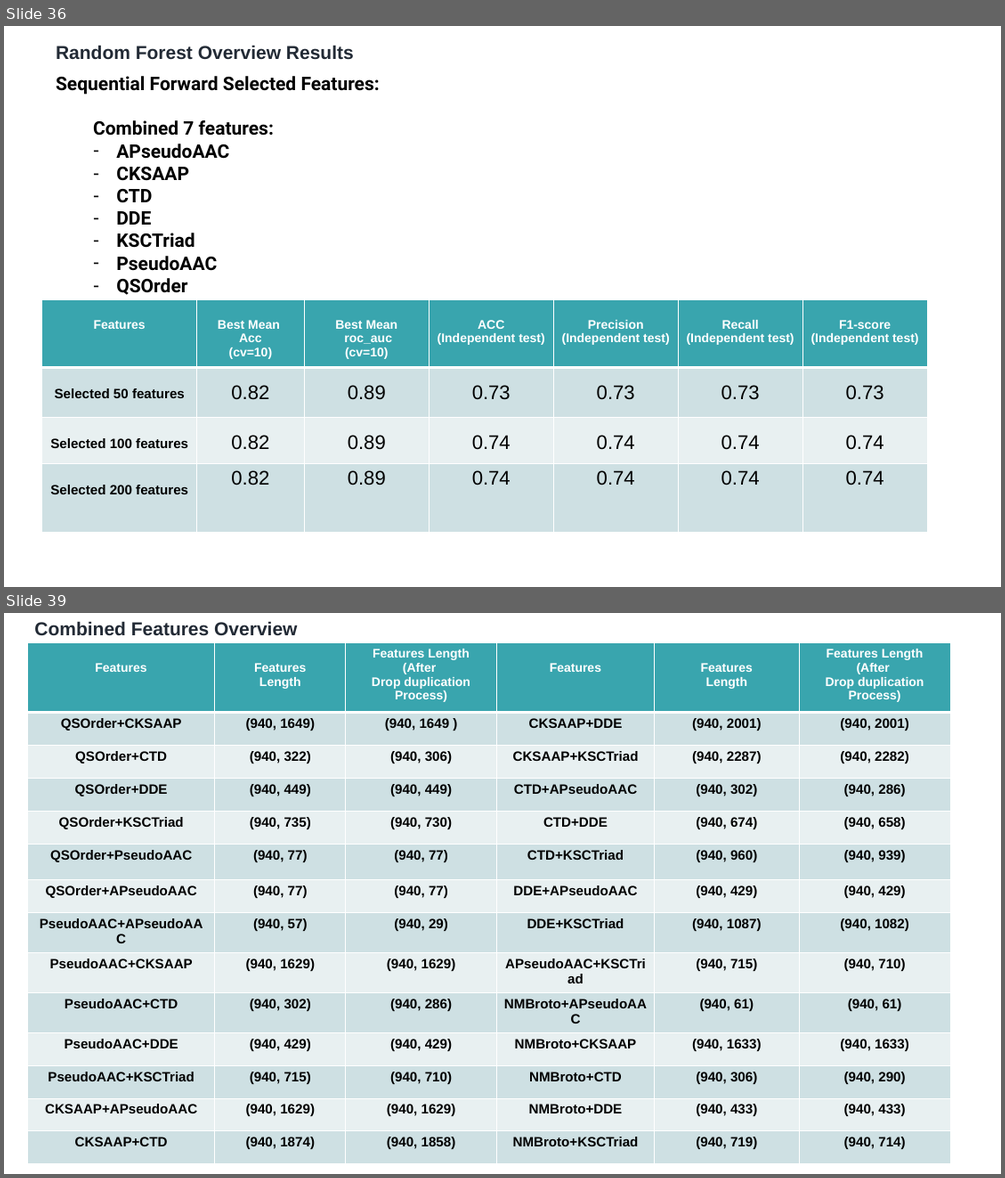
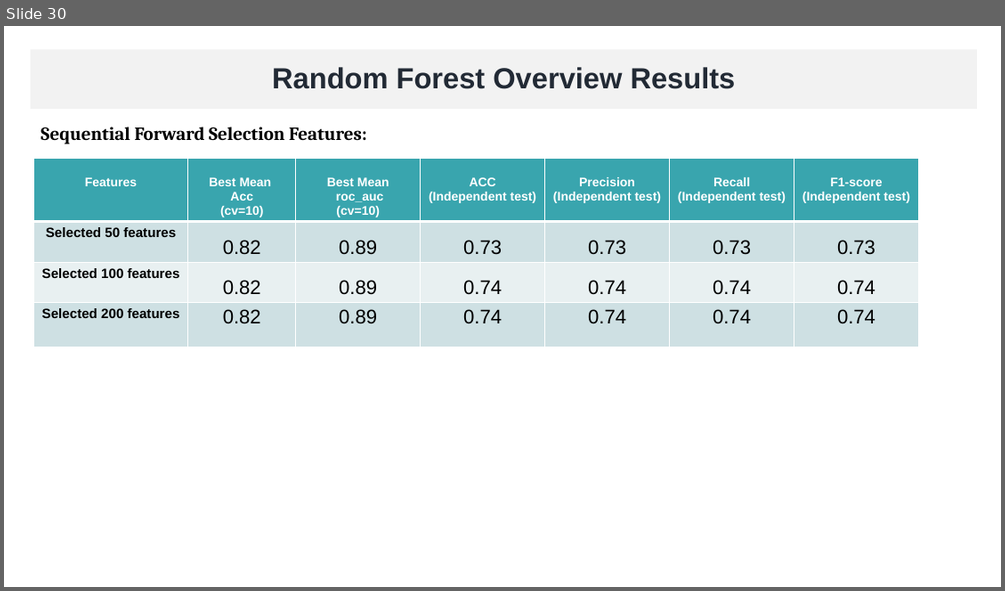
Before and after one commit to mtzynb/MyThesis, a slide deck: ThesisPresentation/thesis_presentation_26012022_Winter.pptx. Shown one above the other, each under a label of ours: slides 36 and 39 before the commit, slide 30 after it; the slides between them are not shown. The pictures are 1005x1178 and 1005x591 pixels, drawn with LibreOffice and Linux fonts; fonts in the diff are those of the drawing. Boxes give left, top, right and bottom in pixels: in the first picture for what was removed or moved away, otherwise in the second. Text is boxed around its words. In the diff, an @@ line names an element or a change of style, - is before the commit and + after.

```diff
--- a/ThesisPresentation/thesis_presentation_26012022_Winter.pptx
+++ b/ThesisPresentation/thesis_presentation_26012022_Winter.pptx
@@ slide 39 removed at [4,613,1001,1174], background #FFFFFF @@
@@ text removed at [34,621,297,636] @@
-Combined Features Overview
@@ table removed at [27,643,951,1163], 14 rows, 6 columns @@
-Features | Features / Length | Features Length / (After / Drop duplication Process) | Features | Features / Length | Features Length / (After / Drop duplication Process)
-QSOrder+CKSAAP | (940, 1649) | (940, 1649 ) | CKSAAP+DDE | (940, 2001) | (940, 2001)
-QSOrder+CTD | (940, 322) | (940, 306) | CKSAAP+KSCTriad | (940, 2287) | (940, 2282)
-QSOrder+DDE | (940, 449) | (940, 449) | CTD+APseudoAAC | (940, 302) | (940, 286)
-QSOrder+KSCTriad | (940, 735) | (940, 730) | CTD+DDE | (940, 674) | (940, 658)
-QSOrder+PseudoAAC | (940, 77) | (940, 77) | CTD+KSCTriad | (940, 960) | (940, 939)
-QSOrder+APseudoAAC | (940, 77) | (940, 77) | DDE+APseudoAAC | (940, 429) | (940, 429)
-PseudoAAC+APseudoAAC | (940, 57) | (940, 29) | DDE+KSCTriad | (940, 1087) | (940, 1082)
-PseudoAAC+CKSAAP | (940, 1629) | (940, 1629) | APseudoAAC+KSCTriad | (940, 715) | (940, 710)
-PseudoAAC+CTD | (940, 302) | (940, 286) | NMBroto+APseudoAAC | (940, 61) | (940, 61)
-PseudoAAC+DDE | (940, 429) | (940, 429) | NMBroto+CKSAAP | (940, 1633) | (940, 1633)
-PseudoAAC+KSCTriad | (940, 715) | (940, 710) | NMBroto+CTD | (940, 306) | (940, 290)
-CKSAAP+APseudoAAC | (940, 1629) | (940, 1629) | NMBroto+DDE | (940, 433) | (940, 433)
-CKSAAP+CTD | (940, 1874) | (940, 1858) | NMBroto+KSCTriad | (940, 719) | (940, 714)
@@ what was slide 36 is now slide 30 @@
@@ slide 30 changed as well @@
@@ rectangle "Random Forest Overview Results": place and size @@
-rectangle "Random Forest Overview Results" at [56,45,354,60]
+rectangle "Random Forest Overview Results" at [30,49,977,108]
@@ rectangle "Random Forest Overview Results" at [30,49,977,108]: size 18 to 28 pt; alignment left to centre; line spacing 1 to 0.9; more space between paragraphs; vertical alignment top to middle; fill none to #F2F2F2 @@
@@ text removed at [56,76,380,295] @@
-Sequential Forward Selected Features:
-  Combined 7 features:
-  – APseudoAAC
-  – CKSAAP
-  – CTD
-  – DDE
-  – KSCTriad
-  – PseudoAAC
-  – QSOrder
@@ text added at [40,127,367,144], 18 pt, text #000000, bold @@
+Sequential Forward Selection Features:
@@ table: place and size @@
-table at [42,300,929,532]
+table at [34,158,921,346]
```
Also in this commit, not shown: 17 other slides changed, 4 slides added, 10 other slides removed, 1 other file.
